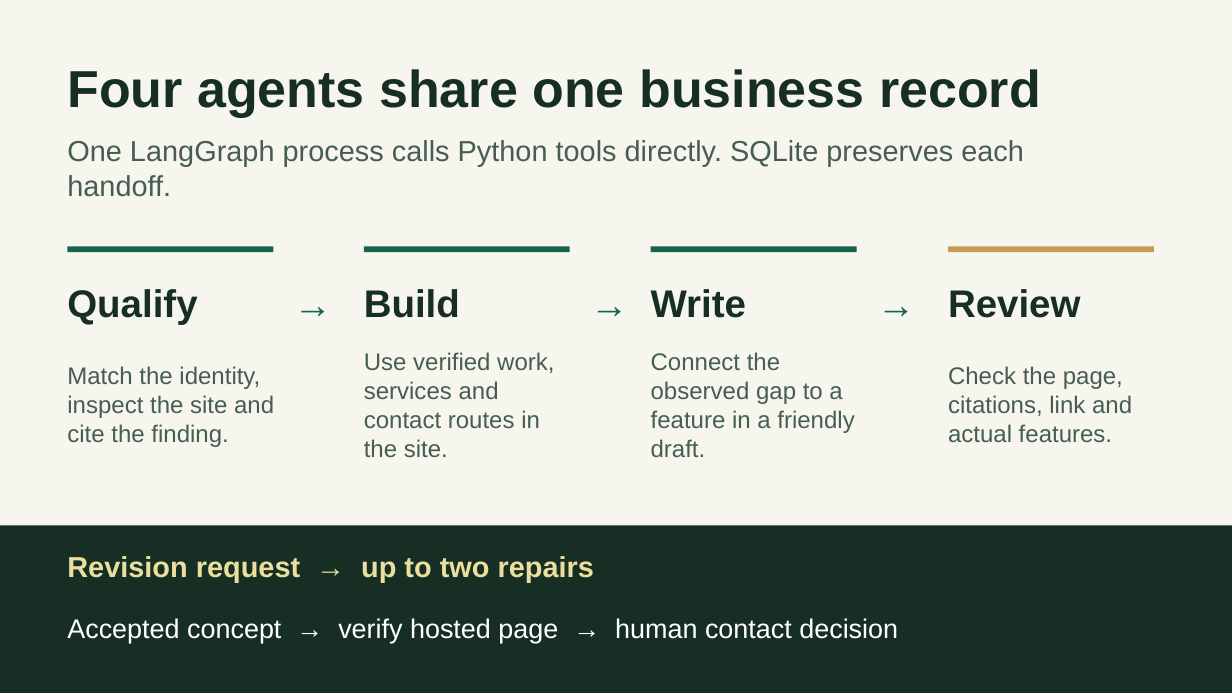
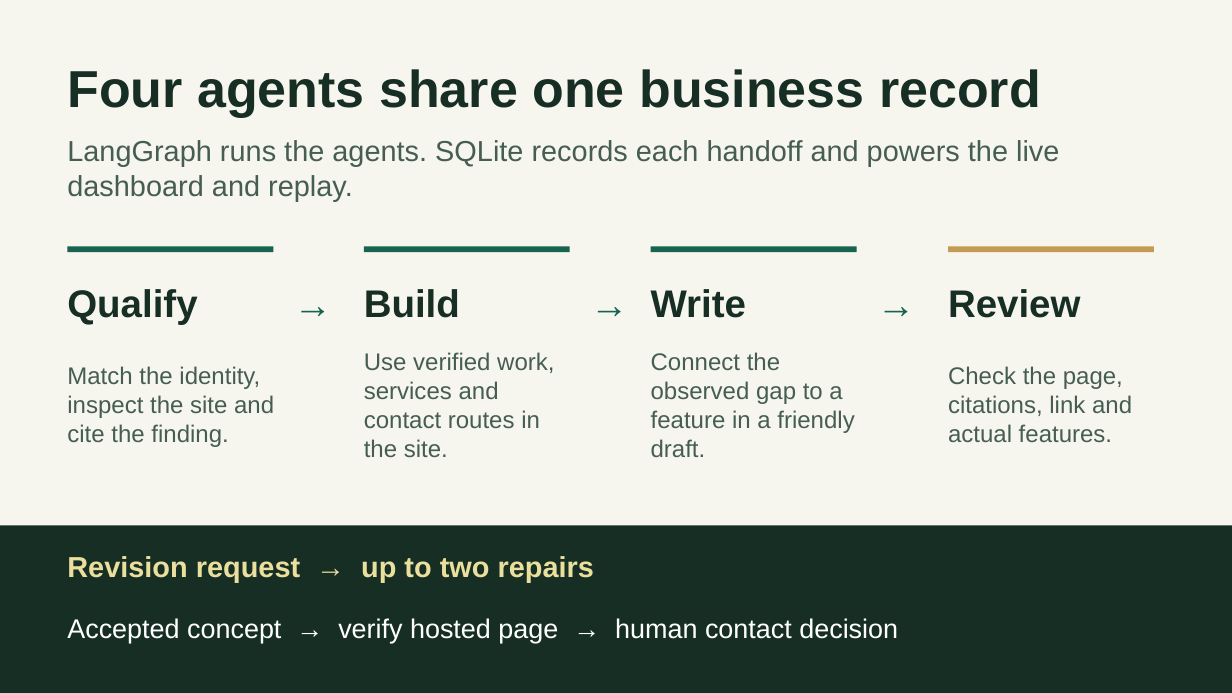
Before and after one commit to Abraham21/sitescout-capstone, a slide deck: slide 3 of submission/SiteScout Presentation.pptx. Drawn at 1232x693 pixels with LibreOffice and Linux fonts; fonts in the diff are those of the drawing. Boxes give left, top, right and bottom in pixels: in the first picture for what was removed or moved away, otherwise in the second. Text is boxed around its words. In the diff, an @@ line names an element or a change of style, - is before the commit and + after.

```diff
--- a/submission/SiteScout Presentation.pptx
+++ b/submission/SiteScout Presentation.pptx
@@ text at bbox=[67, 140, 1059, 201]: text changed @@
-One LangGraph process calls Python tools directly. SQLite preserves each handoff.
+LangGraph runs the agents. SQLite records each handoff and powers the live dashboard and replay.
```
Also in this commit, not shown: 5 other slides changed, 5 other files.
